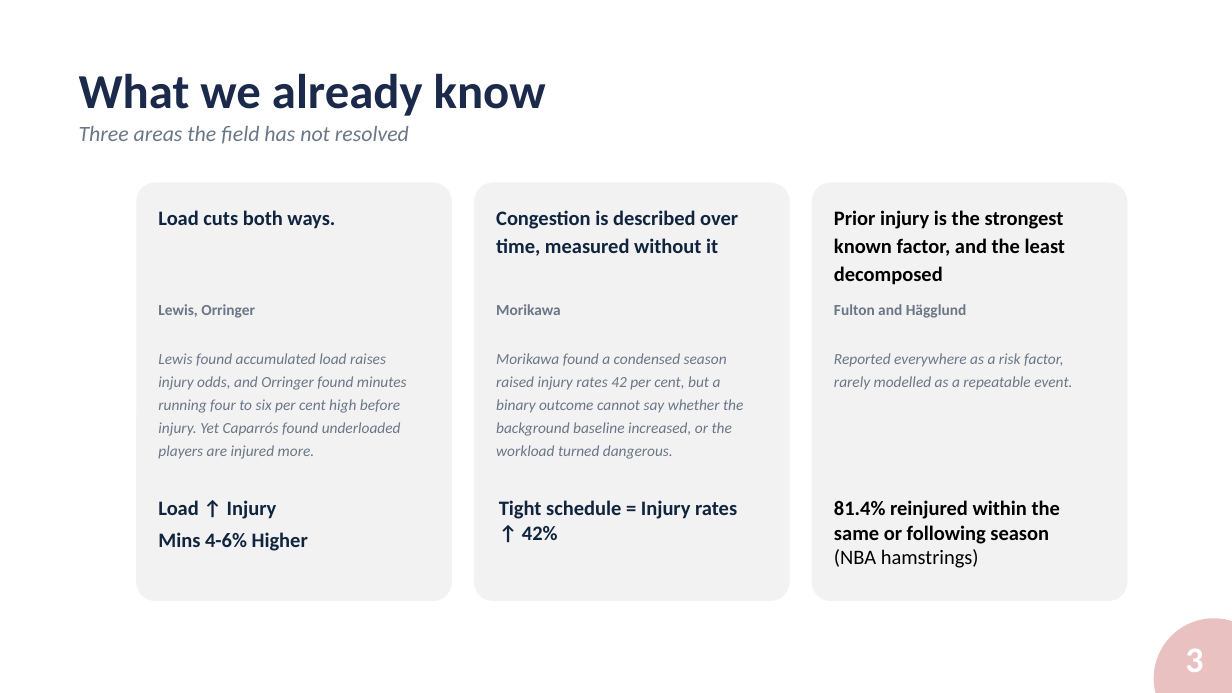
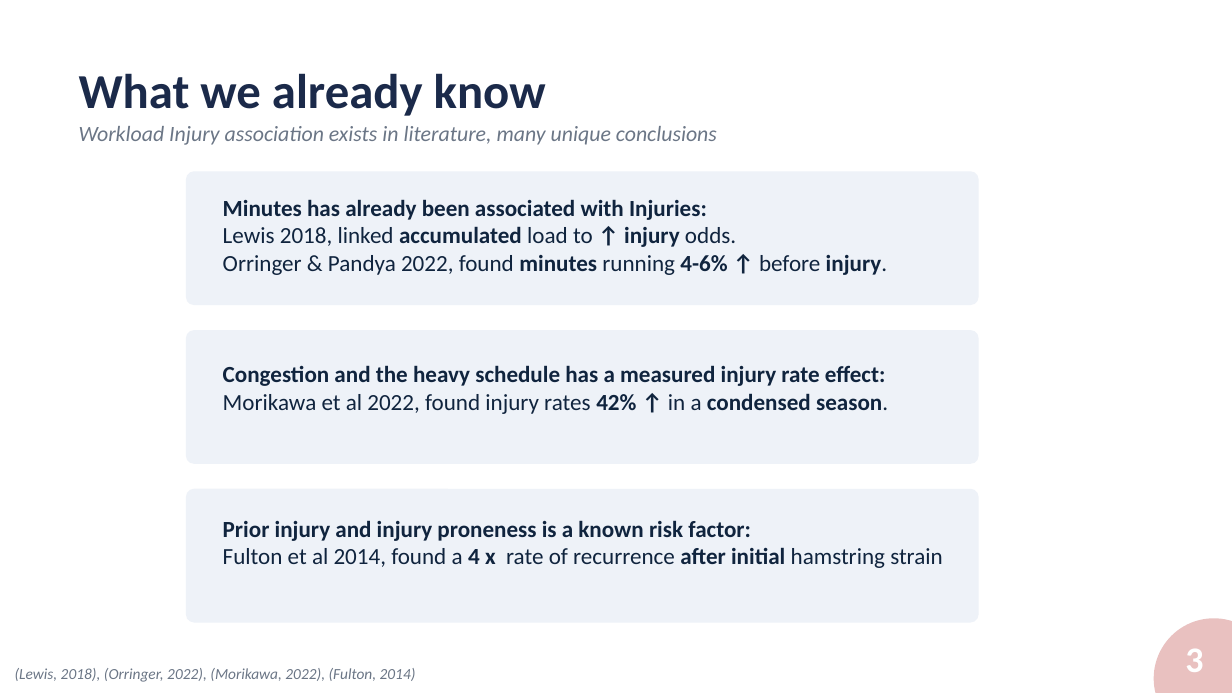
Before and after one commit to alexmartin360/Basketball-Workload-Injury-Risk-Profile, a slide deck: slide 3 of docs/SPB_Presentation_AlexMartin.pptx. Drawn at 1232x693 pixels with LibreOffice and Linux fonts; fonts in the diff are those of the drawing; background and template pictures are left out. Boxes give left, top, right and bottom in pixels: in the first picture for what was removed or moved away, otherwise in the second. Text is boxed around its words. In the diff, an @@ line names an element or a change of style, - is before the commit and + after.

```diff
--- a/docs/SPB_Presentation_AlexMartin.pptx
+++ b/docs/SPB_Presentation_AlexMartin.pptx
@@ text at [79,126,717,145]: text changed @@
-Three areas the field has not resolved
+Workload Injury association exists in literature, many unique conclusions
@@ rounded rectangle added at [186,171,979,305], fill #EEF2F8 @@
@@ rounded rectangle removed at [137,183,453,602] @@
@@ text added at [223,199,887,275], 18 pt, text #0F243E, bold @@
+Minutes has already been associated with Injuries:
+Lewis 2018, linked accumulated load to ↑ injury odds.
+Orringer & Pandya 2022, found minutes running 4-6% ↑ before injury.
@@ rounded rectangle removed at [474,183,790,602] @@
@@ rounded rectangle removed at [812,183,1128,602] @@
@@ text removed at [158,210,335,229] @@
-Load cuts both ways.
@@ text removed at [496,210,738,256] @@
-Congestion is described over time, measured without it
@@ text removed at [834,210,1065,285] @@
-Prior injury is the strongest known factor, and the least decomposed
@@ text removed at [496,304,560,315] @@
-Morikawa
@@ text removed at [834,304,966,318] @@
-Fulton and Hägglund
@@ text removed at [158,353,407,459] @@
-Lewis found accumulated load raises injury odds, and Orringer found minutes running four to six per cent high before injury. Yet Caparrós found underloaded players are injured more.
@@ rounded rectangle added at [186,330,979,464], fill #EEF2F8 @@
@@ text removed at [496,353,743,459] @@
-Morikawa found a condensed season raised injury rates 42 per cent, but a binary outcome cannot say whether the background baseline increased, or the workload turned dangerous.
@@ text removed at [834,353,1072,390] @@
-Reported everywhere as a risk factor, rarely modelled as a repeatable event.
@@ text added at [223,365,888,414], 18 pt, text #0F243E, bold @@
+Congestion and the heavy schedule has a measured injury rate effect: Morikawa et al 2022, found injury rates 42% ↑ in a condensed season.
@@ text removed at [158,500,308,551] @@
-Load ↑ Injury
-Mins 4-6% Higher
@@ rounded rectangle added at [186,489,979,623], fill #EEF2F8 @@
@@ text removed at [499,500,737,540] @@
-Tight schedule = Injury rates ↑ 42%
@@ text removed at [834,500,1060,568] @@
-81.4% reinjured within the same or following season (NBA hamstrings)
@@ text added at [223,520,943,568], 18 pt, text #0F243E, bold @@
+Prior injury and injury proneness is a known risk factor:
+Fulton et al 2014, found a 4 x rate of recurrence after initial hamstring strain
@@ text at [15,668,416,682]: text changed; bold off; italic on @@
-Lewis, Orringer
+(Lewis, 2018), (Orringer, 2022), (Morikawa, 2022), (Fulton, 2014)
```
Also in this commit, not shown: 18 other slides changed, 1 slide added, 2 slides removed, 1 other file.
